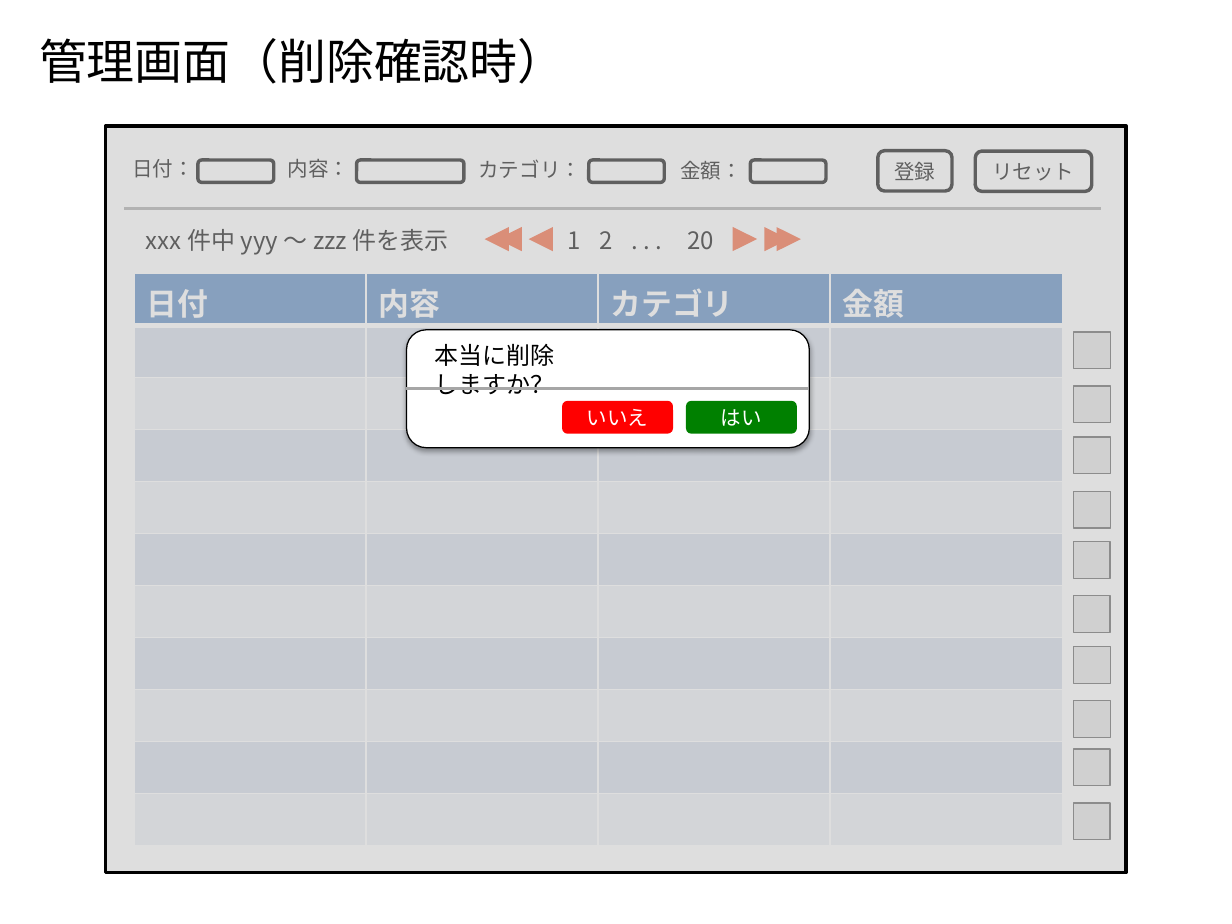
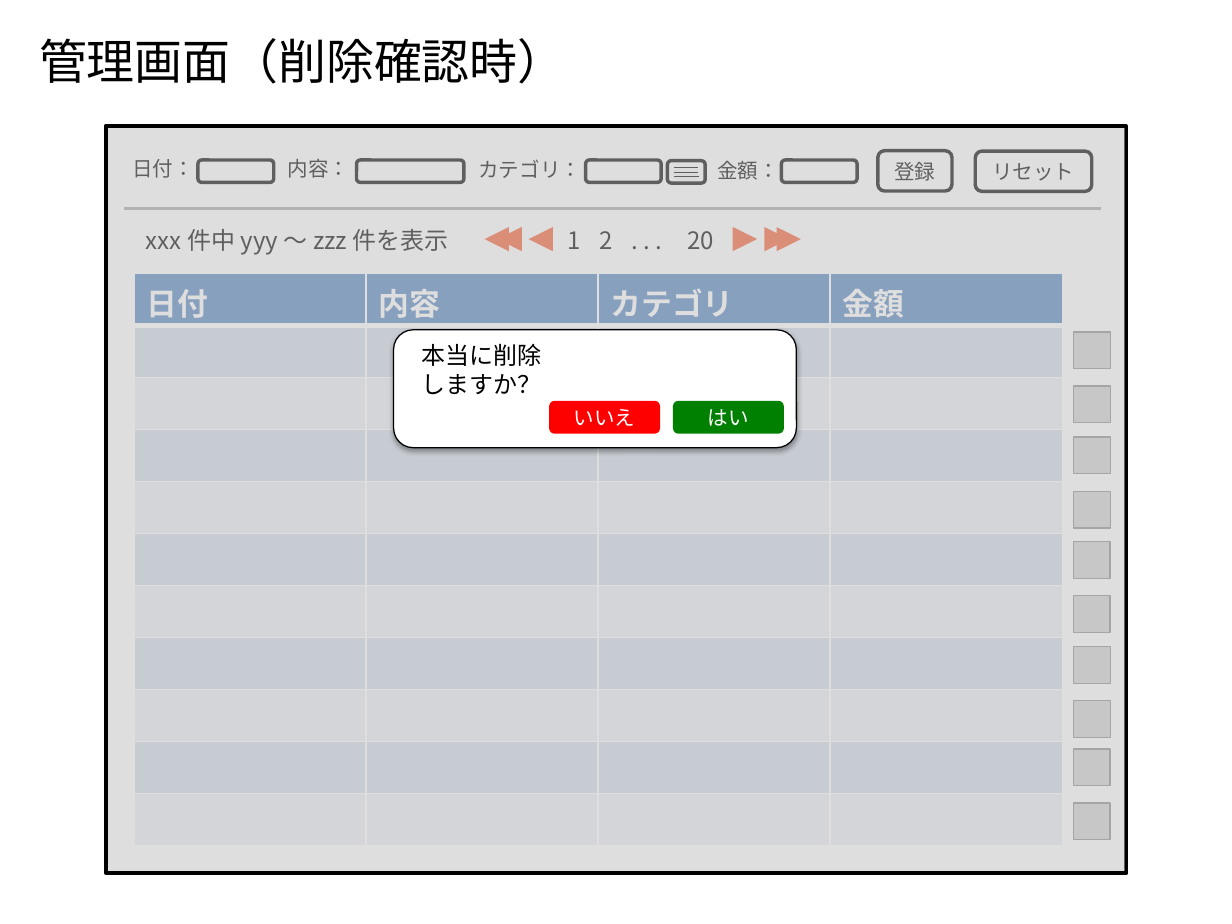
Before and after one commit to Leonis0813/chort, a slide deck: slide 8 of bin/algieba.pptx (slide 7 before the commit). Drawn at 1232x924 pixels with LibreOffice and Linux fonts; fonts in the diff are those of the drawing; grey boxes stand for pictures. Boxes give left, top, right and bottom in pixels: in the first picture for what was removed or moved away, otherwise in the second. Text is boxed around its words. In the diff, an @@ line names an element or a change of style, - is before the commit and + after.

```diff
--- a/bin/algieba.pptx
+++ b/bin/algieba.pptx
@@ rectangle added at (106,126,1126,872), outline #000000 2 pt @@
@@ rounded rectangle: place and size @@
-rounded rectangle at (589,160,664,182)
+rounded rectangle at (585,160,660,182)
@@ rounded rectangle added at (668,160,706,182), outline #000000 2 pt @@
@@ line added from (674, 166) to (699, 166), #000000 0.25 pt @@
@@ line added from (674, 172) to (699, 172), #000000 0.25 pt @@
@@ line added from (674, 176) to (699, 176), #000000 0.25 pt @@
@@ text "金額：": place and size @@
-text "金額：" at (680,161,742,180)
+text "金額：" at (717,161,779,180)
@@ rounded rectangle: place and size @@
-rounded rectangle at (750,160,825,182)
+rounded rectangle at (781,160,856,182)
@@ 3 rounded rectangles, 1 text, 1 line: place and size @@
-3 rounded rectangles, 1 text, 1 line at (407,330,809,448)
+3 rounded rectangles, 1 text, 1 line at (393,330,796,448)
```
Also in this commit, not shown: 4 other slides changed, 1 slide added, 4 other files.
